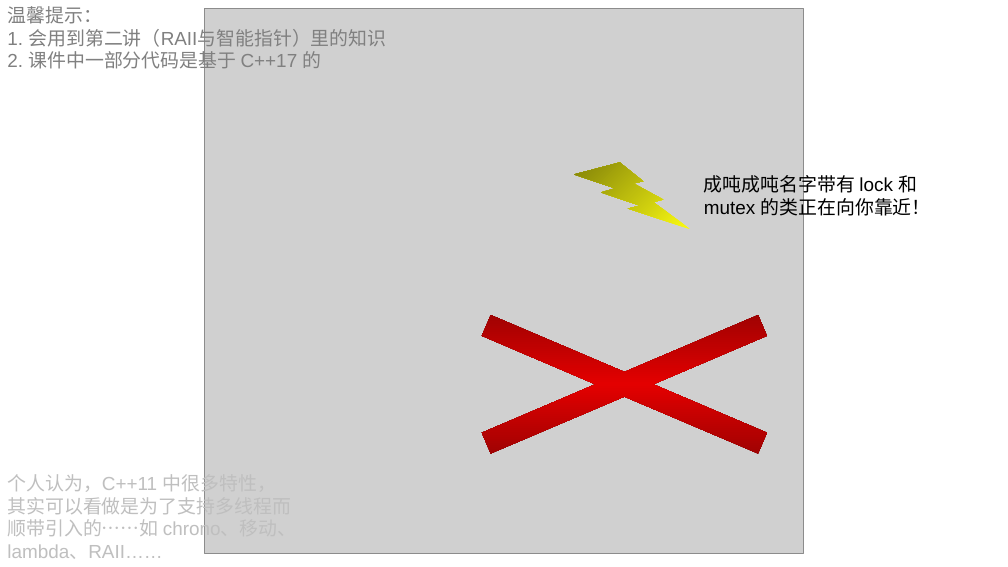
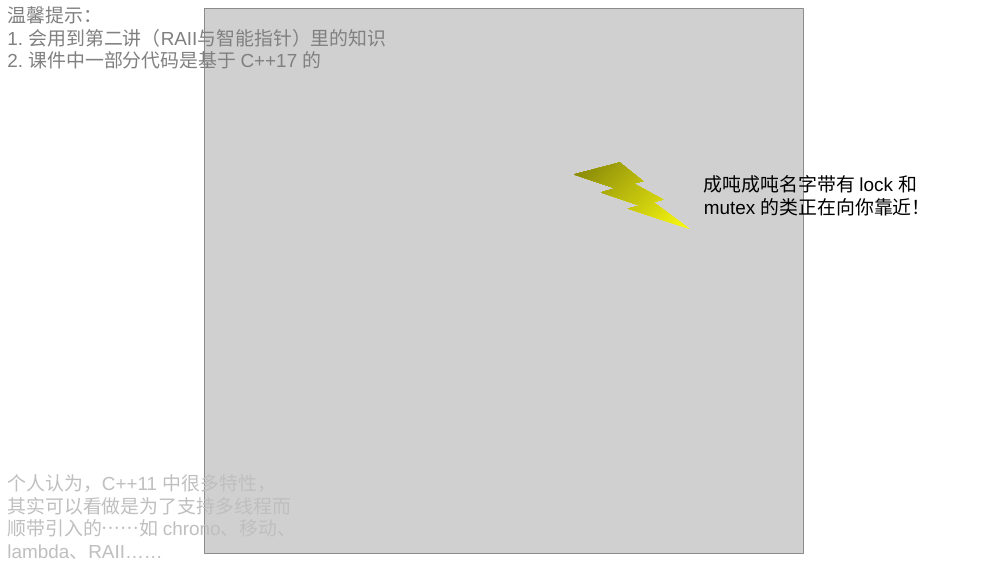
Before and after one commit to parallel101/course, a slide deck: slide 2 of 05/slides.pptx. Drawn at 1008x567 pixels with LibreOffice and Linux fonts; fonts in the diff are those of the drawing; grey boxes stand for pictures. Boxes give left, top, right and bottom in pixels: in the first picture for what was removed or moved away, otherwise in the second. Text is boxed around its words. In the diff, an @@ line names an element or a change of style, - is before the commit and + after.

```diff
--- a/05/slides.pptx
+++ b/05/slides.pptx
@@ cross removed at bbox=[359, 271, 891, 498] @@
```
Also in this commit, not shown: 10 slides added, 1 slide removed, 21 other files.
